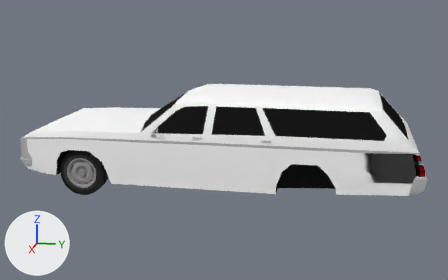
A saved change to the Blender file Assets/Models/Cars/Regina/Regina.blend.
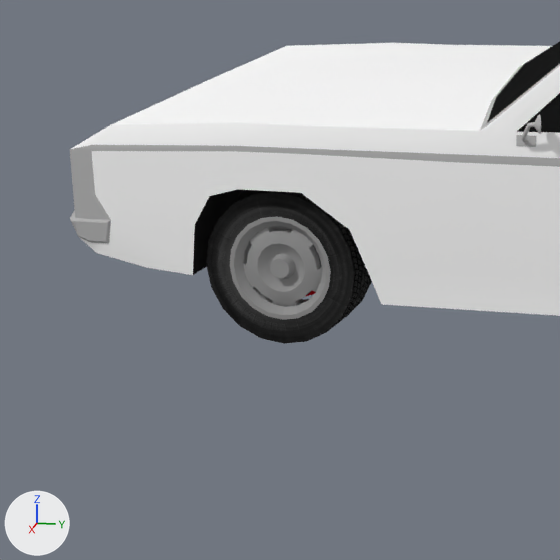
The first picture shows the older version from a 50 mm camera at (7.65, 1.814, 1.838) aimed at (-0.014, 0.281, -0.079). The close-ups show both versions on the part from 0% to 36% of the width and 34% to 92% of the height of that picture. The lights are fixed; the arrows at lower left show +X, +Y and +Z.

Names of what the first close-up shows: 'Body', 'CaliperL', 'WheelL'.
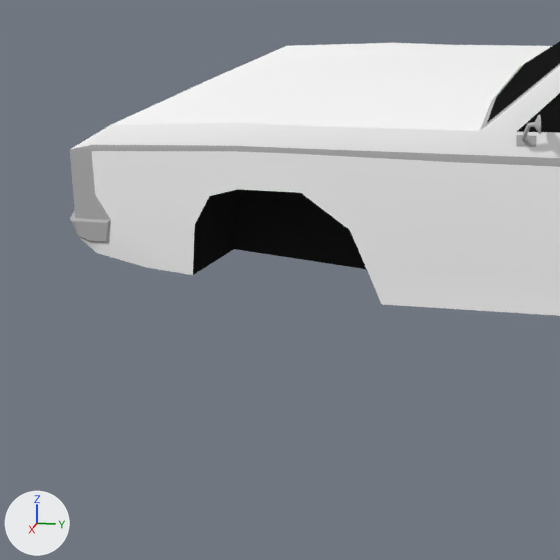
Changed parts and their boxes [x1, y1, x2, y2] in the close-ups (560 x 560 px):
```json
{"object": "WheelL", "change": "deleted", "before": [206, 190, 372, 344]}
{"object": "CaliperL", "change": "deleted", "before": [272, 226, 322, 296]}
```

Edits to the scene script, one JSON object a line:
```json
{"op": "remove", "block": "ob_caliperl", "code": ["ob_caliperl = bpy.data.objects.new('CaliperL', me_cube_006)", "ob_caliperl.location = (0.649, -1.331, -0.406)", "ob_caliperl.rotation_euler = (-1.571, -3.142, 3.142)  # degrees (-90, -180, 180)"]}
{"op": "remove", "block": "ob_wheell", "code": ["ob_wheell = bpy.data.objects.new('WheelL', me_cylinder)", "ob_wheell.location = (0.685, -1.368, -0.4)", "ob_wheell.rotation_euler = (-1.571, -3.142, 3.142)  # degrees (-90, -180, 180)"]}
```
